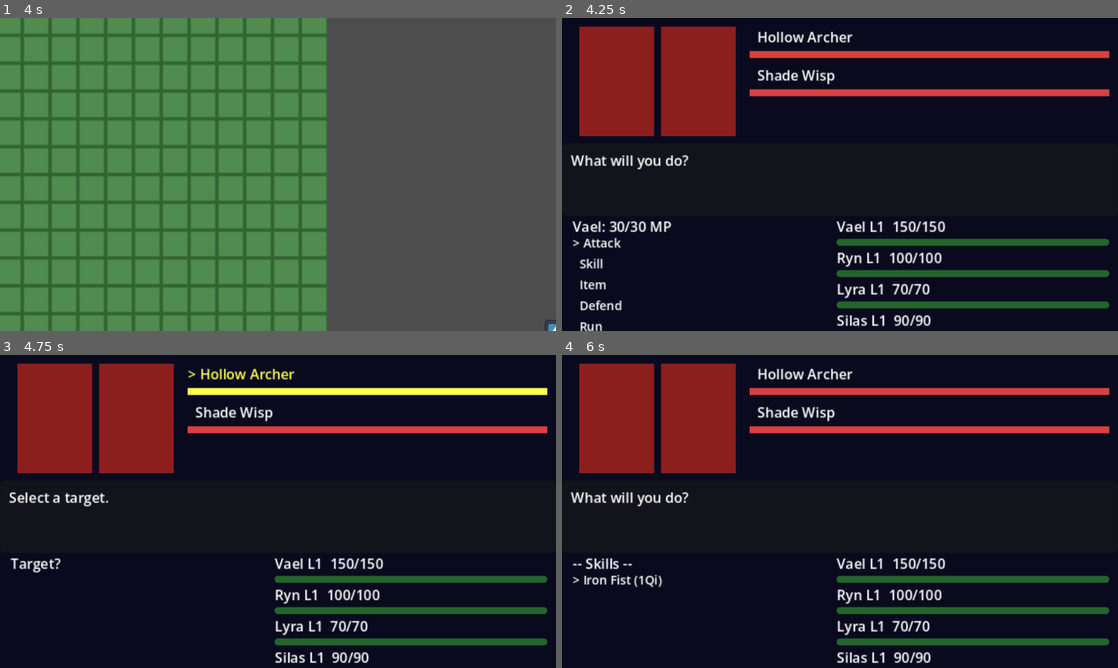
Above: before the commit, frames 1-4 (two rows, left to right).
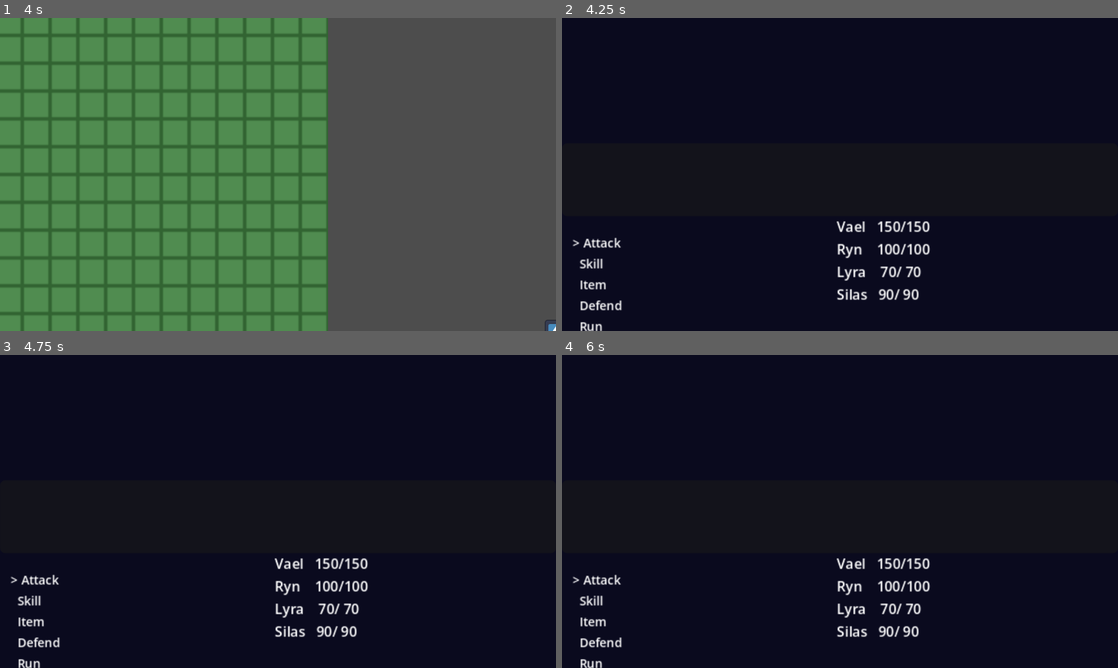
Above: after the commit, the same moments.

Repository: corytomlinson-oss/project_divine_light
Game: Godot game, scene res://scenes/overworld/Overworld.tscn
Two runs of this game, one before a commit and one after it. Both use one fixed random seed, a clock stepped at 60 frames per second and the inputs below. The engine's default icon, where the game draws it, is replaced by a stand-in: a white triangle on a blue panel in a dark square.
Inputs:
- Up to frame 1 (4 s): tap Enter (ui_accept) at 0.5, 0.77, 1.52, 3.02, 3.77 s; hold Right (ui_right) 0.53-1.28 s; hold Down (ui_down) 1.28-2.03 s; hold Right (ui_right) 2.03-2.78 s; hold Up (ui_up) 2.78-3.53 s; hold Left (ui_left) from 3.53 s (still down)
- Up to frame 2 (4.25 s): keep holding Left (ui_left)
- Up to frame 3 (4.75 s): keep holding Left (ui_left); tap Enter (ui_accept) at 4.52 s
- Up to frame 4 (6 s): tap Enter (ui_accept) at 5, 5.75 s; release Left (ui_left) at 5.03 s; hold Down (ui_down) 5.03-5.78 s; hold Right (ui_right) from 5.78 s (still down)

Frame 1 is identical in both runs. In frame 2, 19% of the frame differs, in the area x 1-99%, y 2-99%; in frame 3, 20%; in frame 4, 20%, in the area x 1-99%, y 2-100%.
Error after the commit: Parse Error: Expected closing ")" after call arguments. (res://scripts/battle/Battle.gd:423)

Commit message:
Milestone 11: Formation & rows
Party members now have a row (front/back), defaulting to Vael+Ryn
front, Lyra+Silas back. New "Swap Row" action in the main battle menu
(now 6 options, reuses the skill/item scroll system rather than
touching the scene) - queued and resolved in AGI turn order like
Attack/Defend, not an instant menu shortcut.

Back row reduces melee damage both dealt and received by 25%
(_row_mult()), applied to every physical/melee damage formula. Magic
and Ryn's explicitly-ranged Ki Blast are unaffected by row.

Unblocks the five skills scoped row-independent since 8c/8d:
- Shadow Strike now requires front row to appear in the skill menu
- Vanish actually moves Silas to the back row now
- Tremor shows as single-target from front row, "Tremor (AoE)" with
  reduced power from back row, computed when the skill menu opens
- Ki Blast flagged "ranged": true, exempt from the back-row penalty
- Divine Shield only buffs allies sharing Vael's row, not the party

Party HP labels show a row tag (F/B), selection header spells out
the row name. Outside-battle Formation menu deliberately not built -
no overworld menu system exists yet.

Co-Authored-By: Claude Sonnet 4.6 <noreply@anthropic.com>

Diff:
--- a/divine-light/scripts/battle/Battle.gd
+++ b/divine-light/scripts/battle/Battle.gd
@@ -24,7 +24,7 @@
 		{"name": "Sweep",            "cost": 2, "cost_type": "qi", "target": "enemy_all",    "effect": "sweep",        "power": 12, "min_level": 7},
 		{"name": "Pressure Point",   "cost": 2, "cost_type": "qi", "target": "enemy",        "effect": "stun_phys",    "power": 0,  "min_level": 10},
 		{"name": "Ki Burst",         "cost": 3, "cost_type": "qi", "target": "enemy",        "effect": "ki_burst",     "power": 22, "min_level": 14},
-		{"name": "Ki Blast",         "cost": 3, "cost_type": "qi", "target": "enemy",        "effect": "physical",     "power": 24, "min_level": 17},
+		{"name": "Ki Blast",         "cost": 3, "cost_type": "qi", "target": "enemy",        "effect": "physical",     "power": 24, "min_level": 17, "ranged": true},
 		{"name": "Mending Flow",     "cost": 4, "cost_type": "qi", "target": "ally_choose",  "effect": "heal",         "power": 55, "min_level": 20},
 		{"name": "Storm Flurry",     "cost": 4, "cost_type": "qi", "target": "enemy",        "effect": "multi_hit",    "power": 12, "min_level": 23},
 		{"name": "Crippling Strike", "cost": 4, "cost_type": "qi", "target": "enemy",        "effect": "cripple",      "power": 10, "min_level": 26},
@@ -35,7 +35,7 @@
 	"Silas": [
 		{"name": "Quick Strike",  "cost": 5,  "cost_type": "mp", "target": "enemy",     "effect": "physical",    "power": 12, "min_level": 1},
 		{"name": "Envenom",       "cost": 8,  "cost_type": "mp", "target": "enemy",     "effect": "poison",      "power": 10, "min_level": 4},
-		{"name": "Shadow Strike", "cost": 12, "cost_type": "mp", "target": "enemy",     "effect": "physical",    "power": 32, "min_level": 7},
+		{"name": "Shadow Strike", "cost": 12, "cost_type": "mp", "target": "enemy",     "effect": "physical",    "power": 32, "min_level": 7, "row_restrict": "front"},
 		{"name": "Vanish",        "cost": 6,  "cost_type": "mp", "target": "self",      "effect": "vanish",      "power": 0,  "min_level": 10},
 		{"name": "Lacerate",      "cost": 14, "cost_type": "mp", "target": "enemy",     "effect": "bleed",       "power": 14, "min_level": 13},
 		{"name": "Smoke Bomb",    "cost": 12, "cost_type": "mp", "target": "enemy_all", "effect": "smoke_bomb",  "power": 0,  "min_level": 16},
@@ -354,6 +354,9 @@
 			member.queued_action = "defend"
 			_advance_selection()
 		4:
+			member.queued_action = "swap_row"
+			_advance_selection()
+		5:
 			_attempt_escape()
 
 
@@ -387,10 +390,25 @@
 	return randi() % 100 < _crit_chance(attacker)
 
 
+const BACK_ROW_MOD: float = 0.75
+
+
+func _row_mult(attacker: Combatant, defender: Combatant, ranged: bool = false) -> float:
+	if ranged:
+		return 1.0
+	var mult := 1.0
+	if not attacker.is_enemy and attacker.row == "back":
+		mult *= BACK_ROW_MOD
+	if not defender.is_enemy and defender.row == "back":
+		mult *= BACK_ROW_MOD
+	return mult
+
+
 func _open_main_menu() -> void:
 	_menu_state = MenuState.MAIN
-	_menu_options = ["Attack", "Skill", "Item", "Defend", "Run"]
+	_menu_options = ["Attack", "Skill", "Item", "Defend", "Swap Row", "Run"]
 	_menu_cursor = 0
+	_list_scroll = 0
 	_update_menu()
 	_update_selection_header()
 	_update_ui()
@@ -401,7 +419,9 @@
 		_open_lyra_skill_menu(member)
 		return
 	var all_skills: Array = CLASS_SKILLS.get(member.char_class, [])
-	_active_skills = all_skills.filter(func(s): return member.level >= int(s.get("min_level", 1)))
+	_active_skills = all_skills.filter(func(s):
+		return member.level >= int(s.get("min_level", 1))
+			and (s.get("row_restrict", "") == "" or member.row == s["row_restrict"]))
 	if _active_skills.is_empty():
 		message_label.text = "No skills learned yet."
 		return
@@ -419,7 +439,18 @@
 func _open_lyra_skill_menu(member: Combatant) -> void:
 	var current_stance: String = member.stance
 	var stance_skills: Array = LYRA_SKILLS.get(current_stance, [])
-	_active_skills = stance_skills.filter(func(s): return member.level >= int(s.get("min_level", 1)))
+	var filtered: Array = stance_skills.filter(func(s): return member.level >= int(s.get("min_level", 1)))
+	_active_skills = []
+	for skill in filtered:
+		if skill["name"] == "Tremor" and member.row == "back":
+			var back_row_tremor: Dictionary = skill.duplicate()
+			back_row_tremor["name"] = "Tremor (AoE)"
+			back_row_tremor["effect"] = "earth_aoe"
+			back_row_tremor["power"] = 14
+			back_row_tremor["target"] = "enemy_all"
+			_active_skills.append(back_row_tremor)
+		else:
+			_active_skills.append(skill)
 	for s in LYRA_STANCES:
 		if s != current_stance:
 			_active_skills.append({
@@ -644,6 +675,10 @@
 			member.defending = true
 			message_label.text = "%s defends!" % member.display_name
 		"item_use": _do_item(member, member.queued_skill)
+		"swap_row":
+			member.row = "back" if member.row == "front" else "front"
+			_update_ui()
+			message_label.text = "%s moves to the %s row!" % [member.display_name, member.row]
 
 
 func _do_attack(member: Combatant) -> void:
@@ -651,6 +686,7 @@
 	if target == null:
 		return
 	var dmg := maxi(1, (member.atk + member.atk_buff) - (target.defense + target.def_buff) + randi_range(-2, 2))
+	dmg = maxi(1, roundi(float(dmg) * _row_mult(member, target)))
 	var crit := _roll_crit(member)
 	if crit:
 		dmg *= 2
@@ -756,11 +792,11 @@
 
 		"divine_shield":
 			for ally in _party:
-				if ally.is_alive():
+				if ally.is_alive() and ally.row == member.row:
 					ally.def_buff = maxi(ally.def_buff, int(power))
 					ally.def_buff_rounds = 2
 			_update_ui()
-			message_label.text = "%s raises %s!\nParty DEF increased for 2 rounds!" % [member.display_name, skill["name"]]
+			message_label.text = "%s raises %s!\n%s row DEF increased for 2 rounds!" % [member.display_name, skill["name"], member.row.capitalize()]
 
 		"battle_hymn":
 			for ally in _party:
@@ -804,6 +840,7 @@
 			if target == null:
 				return
 			var dmg: int = maxi(1, power + member.atk / 2 - (target.defense + target.def_buff) + randi_range(-2, 2))
+			dmg = maxi(1, roundi(float(dmg) * _row_mult(member, target, bool(skill.get("ranged", false)))))
 			var crit := _roll_crit(member)
 			if crit:
 				dmg *= 2
@@ -818,6 +855,7 @@
 			var alive_enemies: Array = _enemies.filter(func(e): return e.is_alive())
 			for enemy in alive_enemies:
 				var dmg: int = maxi(1, power + member.atk / 2 - (enemy.defense + enemy.def_buff) + randi_range(-2, 2))
+				dmg = maxi(1, roundi(float(dmg) * _row_mult(member, enemy)))
 				if _roll_crit(member):
 					dmg *= 2
 				enemy.receive_damage(dmg)
@@ -841,6 +879,7 @@
 			if target == null:
 				return
 			var dmg: int = maxi(1, power + member.atk - (target.defense + target.def_buff) / 2 + randi_range(-2, 2))
+			dmg = maxi(1, roundi(float(dmg) * _row_mult(member, target)))
 			var crit := _roll_crit(member)
 			if crit:
 				dmg *= 2
@@ -861,6 +900,7 @@
 			for _h in hits:
 				if target.is_alive():
 					var dmg: int = maxi(1, power + member.atk / 2 - (target.defense + target.def_buff) + randi_range(-1, 1))
+					dmg = maxi(1, roundi(float(dmg) * _row_mult(member, target)))
 					if _roll_crit(member):
 						dmg *= 2
 						any_crit = true
@@ -877,6 +917,7 @@
 			if target == null:
 				return
 			var dmg: int = maxi(1, power + member.atk / 2 - (target.defense + target.def_buff) + randi_range(-1, 1))
+			dmg = maxi(1, roundi(float(dmg) * _row_mult(member, target)))
 			var crit := _roll_crit(member)
 			if crit:
 				dmg *= 2
@@ -903,6 +944,7 @@
 			if target == null:
 				return
 			var dmg: int = maxi(1, power + member.atk / 2 - (target.defense + target.def_buff) + randi_range(-3, 3))
+			dmg = maxi(1, roundi(float(dmg) * _row_mult(member, target)))
 			var crit := _roll_crit(member)
 			if crit:
 				dmg *= 2
@@ -1039,11 +1081,24 @@
 			if _enemies.filter(func(e): return e.is_alive()).is_empty():
 				_end_battle(true)
 
+		"earth_aoe":
+			var alive_enemies_tr: Array = _enemies.filter(func(e): return e.is_alive())
+			for enemy in alive_enemies_tr:
+				var dmg: int = maxi(1, power + member.int_stat / 2 - enemy.res_stat + randi_range(-2, 2))
+				if _roll_crit(member):
+					dmg *= 2
+				enemy.receive_damage(dmg)
+			_update_ui()
+			message_label.text = "%s uses %s!\nAll enemies take reduced earth damage!" % [member.display_name, skill["name"]]
+			if _enemies.filter(func(e): return e.is_alive()).is_empty():
+				_end_battle(true)
+
 		"poison":
 			var target: Combatant = _get_enemy_target(member)
 			if target == null:
 				return
 			var dmg: int = maxi(1, power + member.atk / 2 - (target.defense + target.def_buff) + randi_range(-2, 2))
+			dmg = maxi(1, roundi(float(dmg) * _row_mult(member, target)))
 			var crit := _roll_crit(member)
 			if crit:
 				dmg *= 2
@@ -1062,6 +1117,7 @@
 			if target == null:
 				return
 			var dmg: int = maxi(1, power + member.atk / 2 - (target.defense + target.def_buff) + randi_range(-2, 2))
+			dmg = maxi(1, roundi(float(dmg) * _row_mult(member, target)))
 			var crit := _roll_crit(member)
 			if crit:
 				dmg *= 2
@@ -1077,8 +1133,9 @@
 
 		"vanish":
 			member.evasion_rounds = 1
-			_update_ui()
-			message_label.text = "%s vanishes into the shadows!\nEvasion increased this round!" % member.display_name
+			member.row = "back"
+			_update_ui()
+			message_label.text = "%s vanishes into the shadows!\nMoves to the back row, evasion increased!" % member.display_name
 
 		"smoke_bomb":
 			var alive_enemies_sb: Array = _enemies.filter(func(e): return e.is_alive())
@@ -1111,6 +1168,7 @@
 			var alive_enemies_tc: Array = _enemies.filter(func(e): return e.is_alive())
 			for enemy in alive_enemies_tc:
 				var dmg: int = maxi(1, power + member.atk / 2 - (enemy.defense + enemy.def_buff) + randi_range(-2, 2))
+				dmg = maxi(1, roundi(float(dmg) * _row_mult(member, enemy)))
 				if _roll_crit(member):
 					dmg *= 2
 				enemy.receive_damage(dmg)
@@ -1137,6 +1195,7 @@
 			if target == null:
 				return
 			var dmg: int = maxi(1, power + member.atk / 2 - (target.defense + target.def_buff) + randi_range(-3, 3))
+			dmg = maxi(1, roundi(float(dmg) * _row_mult(member, target)))
 			var crit := _roll_crit(member)
 			if crit:
 				dmg *= 2
@@ -1219,6 +1278,7 @@
 	var effective_def := target.defense + target.def_buff
 	var def_val := effective_def * 2 if target.defending else effective_def
 	var dmg := maxi(1, enemy.atk - def_val + randi_range(-1, 1))
+	dmg = maxi(1, roundi(float(dmg) * _row_mult(enemy, target)))
 	target.receive_damage(dmg)
 	var suffix := " (reduced!)" if target.defending else ""
 	_update_ui()
@@ -1297,7 +1357,7 @@
 
 
 func _clamp_list_scroll() -> void:
-	if _menu_state != MenuState.SKILL and _menu_state != MenuState.ITEM:
+	if _menu_state != MenuState.SKILL and _menu_state != MenuState.ITEM and _menu_state != MenuState.MAIN:
 		return
 	var page: int = _option_labels.size()
 	if _menu_cursor < _list_scroll:
@@ -1309,7 +1369,7 @@
 func _update_menu() -> void:
 	action_menu.visible = true
 	var page: int = _option_labels.size()
-	var scrollable: bool = _menu_state == MenuState.SKILL or _menu_state == MenuState.ITEM
+	var scrollable: bool = _menu_state == MenuState.SKILL or _menu_state == MenuState.ITEM or _menu_state == MenuState.MAIN
 	for i in page:
 		var idx: int = (_list_scroll + i) if scrollable else i
 		if idx < _menu_options.size():
@@ -1324,17 +1384,18 @@
 	if _selecting_index >= _party.size():
 		return
 	var member: Combatant = _party[_selecting_index]
+	var row_label: String = "Front" if member.row == "front" else "Back"
 	if member.char_class == "Ryn":
 		var pips := ""
 		for i in member.max_qi:
 			pips += "●" if i < member.qi else "○"
-		selection_header.text = "%s: %s" % [member.display_name, pips]
+		selection_header.text = "%s (%s): %s" % [member.display_name, row_label, pips]
 	elif member.char_class == "Lyra":
-		selection_header.text = "%s [%s]: %d/%d MP" % [member.display_name, member.stance, member.mp, member.max_mp]
+		selection_header.text = "%s (%s) [%s]: %d/%d MP" % [member.display_name, row_label, member.stance, member.mp, member.max_mp]
 	elif member.max_mp > 0:
-		selection_header.text = "%s: %d/%d MP" % [member.display_name, member.mp, member.max_mp]
+		selection_header.text = "%s (%s): %d/%d MP" % [member.display_name, row_label, member.mp, member.max_mp]
 	else:
-		selection_header.text = member.display_name + ":"
+		selection_header.text = "%s (%s):" % [member.display_name, row_label]
 
 
 func _update_enemy_ui() -> void:
@@ -1376,13 +1437,14 @@
 			name_str = ("> " if i == _target_ally_index else "  ") + member.display_name
 		else:
 			name_str = member.display_name
+		var row_tag: String = "F" if member.row == "front" else "B"
 
 		if member.is_ko:
-			label.text = "%s L%d  --/--" % [name_str, member.level]
+			label.text = "%s %s L%d  --/--" % [name_str, row_tag, member.level]
 			label_tint = Color(0.5, 0.5, 0.5)
 			bar_tint   = Color(0.5, 0.5, 0.5)
 		else:
-			label.text = "%s L%d  %d/%d" % [name_str, member.level, member.hp, member.max_hp]
+			label.text = "%s %s L%d  %d/%d" % [name_str, row_tag, member.level, member.hp, member.max_hp]
 			if pct > 0.5:
 				label_tint = Color(1.0, 1.0, 1.0)
 				bar_tint   = Color(0.3, 0.9, 0.3)
--- a/divine-light/scripts/battle/Combatant.gd
+++ b/divine-light/scripts/battle/Combatant.gd
@@ -47,6 +47,7 @@
 var bleed_power: int = 0
 var evasion_rounds: int = 0
 var accuracy_debuff_rounds: int = 0
+var row: String = "front"
 var queued_action: String = ""
 var queued_skill: Dictionary = {}
 var queued_target: int = 0
--- a/divine-light/scripts/systems/GameManager.gd
+++ b/divine-light/scripts/systems/GameManager.gd
@@ -12,6 +12,10 @@
 			Combatant.new("Lyra",   70,  5,  4,  8, false, 50, "Lyra", 15, 8),
 			Combatant.new("Silas",  90, 12,  7, 14, false, 30, "Silas",  4, 5),
 		]
+		party[0].row = "front"  # Vael
+		party[1].row = "front"  # Ryn
+		party[2].row = "back"   # Lyra
+		party[3].row = "back"   # Silas
 	if inventory.is_empty():
 		inventory = {
 			"Potion": 10,
Not shown, changed: CLAUDE.md
Not shown, changed: README.md
